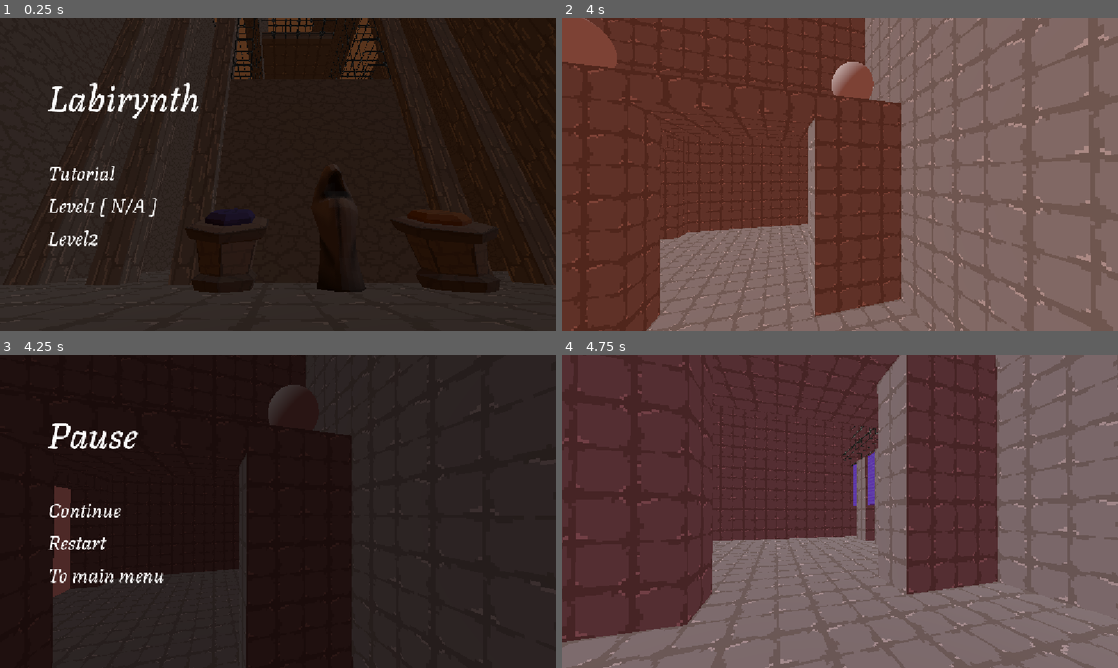
Above: before the commit, frames 1-4 (two rows, left to right).
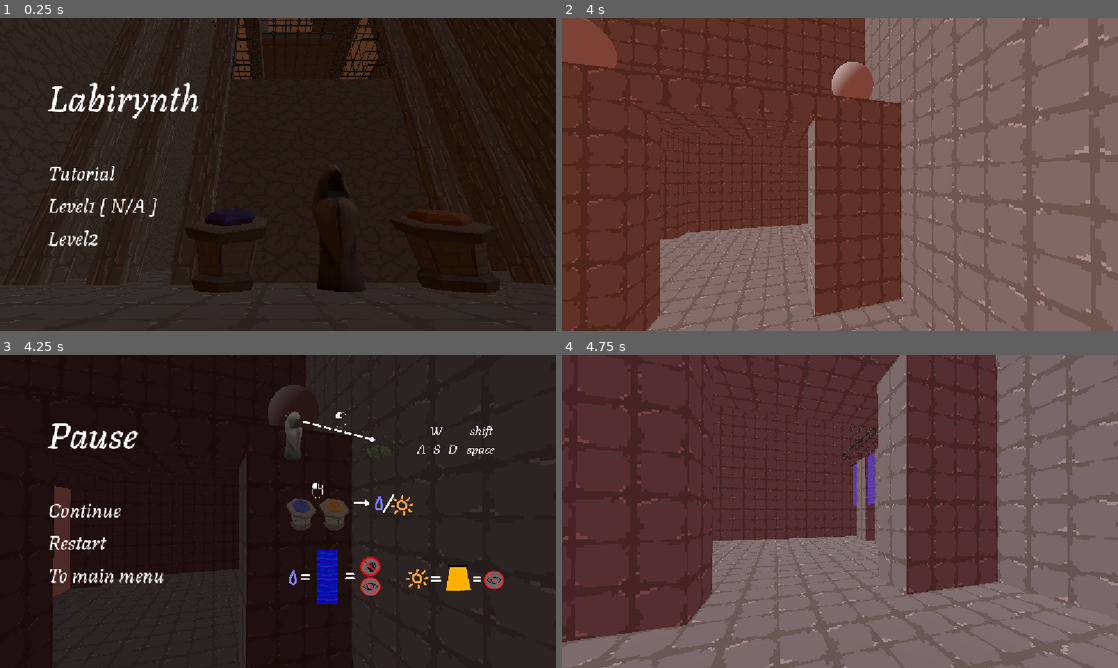
Above: after the commit, the same moments.

Repository: ThreeCoffees/HackYeah2025
Game: Godot game, scene res://levels/main_menu.tscn
Same seed, same stepped clock (60 frames per second), same inputs: the game is played once before the commit and once after it.
Inputs (mouse positions are in pixels of both pictures, inside the frame that each line leads up to):
- Up to frame 1 (0.25 s): no input
- Up to frame 2 (4 s): tap Enter at 0.5 s; move the mouse to (723, 171) at 0.52 s; hold D (move_right) 0.53-1.28 s; click (723, 171) at 0.6 s; tap Space (jump) at 0.77, 1.52, 3.02, 3.77 s; move the mouse to (812, 174) at 1.27 s; hold W (move_forward) from 1.28 s (still down); click (812, 174) at 1.35 s; move the mouse to (851, 168) at 2.02 s; click (851, 168) at 2.1 s; move the mouse to (834, 180) at 2.77 s; click (834, 180) at 2.85 s; tap R (restart) at 3.5 s; move the mouse to (878, 177) at 3.52 s; click (878, 177) at 3.6 s
- Up to frame 3 (4.25 s): keep holding W (move_forward); tap Escape (pause) at 4.15 s
- Up to frame 4 (4.75 s): move the mouse to (723, 508) at 4.27 s; release W (move_forward) at 4.28 s; hold A (move_left) from 4.28 s (still down); click (723, 508) at 4.35 s; tap Space (jump) at 4.52 s

Frames 1-2 are identical in both runs. In frame 3, 3.2% of the frame differs, in the area x 51-91%, y 18-80%; in frame 4, nothing differs.

Commit message:
pause menu tutorial plate

Diff:
--- /dev/null
+++ b/levels/global_state_resetter.gd
@@ -0,0 +1,4 @@
+extends Node
+
+func _ready() -> void:
+	GlobalStateManager.set_property("sun")
--- a/ui/PauseMenu.tscn
+++ b/ui/PauseMenu.tscn
@@ -1,8 +1,9 @@
-[gd_scene load_steps=4 format=3 uid="uid://bc8aagpd2mxau"]
+[gd_scene load_steps=5 format=3 uid="uid://bc8aagpd2mxau"]
 
 [ext_resource type="Script" uid="uid://dh8jkvqods02" path="res://ui/pause_menu.gd" id="1_c7v6e"]
 [ext_resource type="FontFile" uid="uid://cxrrbcifna6m1" path="res://assets/Texturina-Italic-VariableFont_opsz,wght.ttf" id="2_4dg4t"]
 [ext_resource type="Script" uid="uid://wockr5qc1wdb" path="res://ui/pause_menu_button.gd" id="3_1q10k"]
+[ext_resource type="Texture2D" uid="uid://br1rfirfror0e" path="res://assets/pause_tutorial.png" id="4_4dg4t"]
 
 [node name="PauseMenu" type="Control"]
 layout_mode = 3
@@ -77,9 +78,19 @@
 fit_content = true
 script = ExtResource("3_1q10k")
 
-[node name="CenterContainer" type="CenterContainer" parent="MarginContainer/HBoxContainer"]
+[node name="CenterContainer" type="Control" parent="MarginContainer/HBoxContainer"]
 layout_mode = 2
 size_flags_horizontal = 3
+
+[node name="TextureRect" type="TextureRect" parent="MarginContainer/HBoxContainer/CenterContainer"]
+layout_mode = 1
+anchors_preset = 15
+anchor_right = 1.0
+anchor_bottom = 1.0
+grow_horizontal = 2
+grow_vertical = 2
+texture = ExtResource("4_4dg4t")
+expand_mode = 3
 
 [connection signal="clicked" from="MarginContainer/HBoxContainer/VBoxContainer/VBoxContainer2/Continue" to="." method="resume_game"]
 [connection signal="clicked" from="MarginContainer/HBoxContainer/VBoxContainer/VBoxContainer2/Restart" to="." method="restart_game"]
Not shown, added: levels/global_state_resetter.gd.uid
